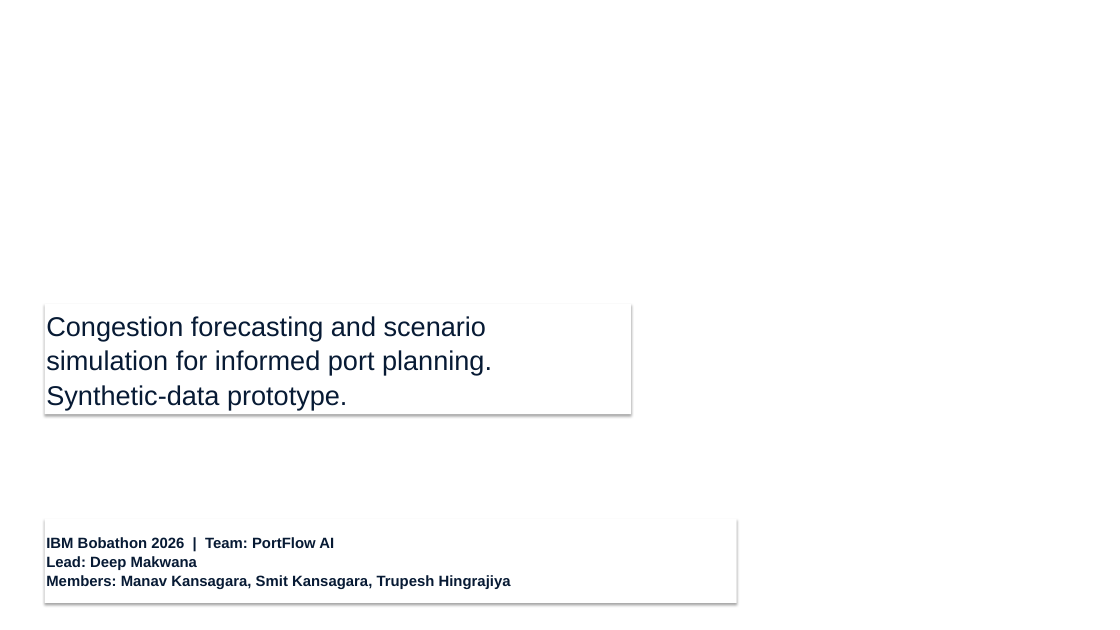
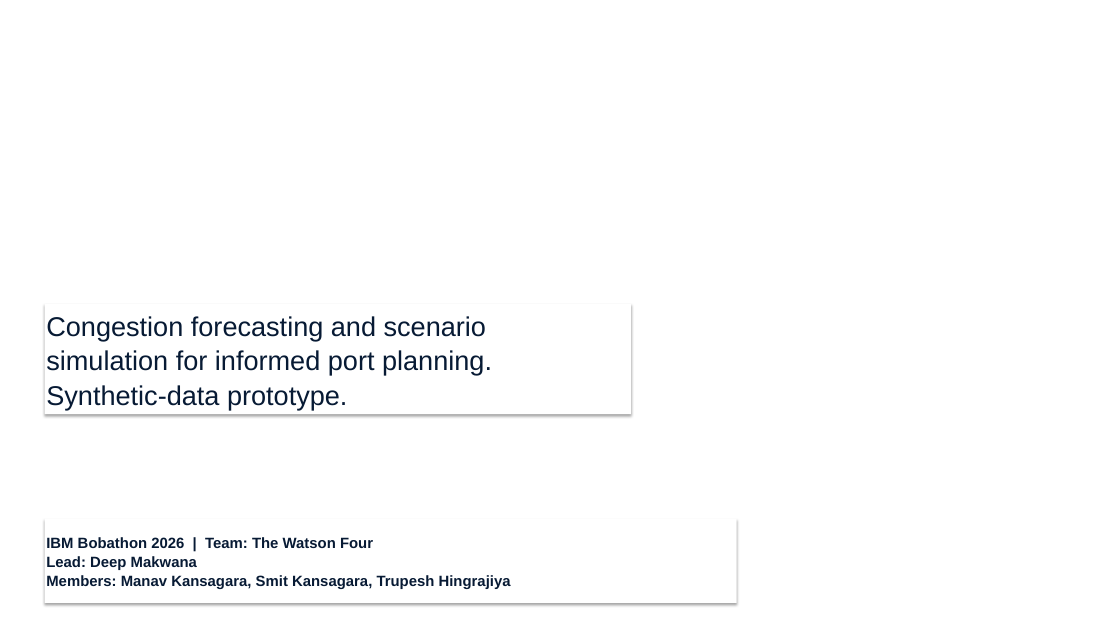
Before and after one commit to Trupesh29/PortFlow-AI, a slide deck: slide 1 of presentation/slides.pptx. Drawn at 1120x630 pixels with LibreOffice and Linux fonts; fonts in the diff are those of the drawing; background and template pictures are left out. Boxes give left, top, right and bottom in pixels: in the first picture for what was removed or moved away, otherwise in the second. Text is boxed around its words. In the diff, an @@ line names an element or a change of style, - is before the commit and + after.

Commit message:
docs: set The Watson Four team and confirmed lead email

```diff
--- a/presentation/slides.pptx
+++ b/presentation/slides.pptx
@@ text in rectangle at [46, 537, 373, 548]: text changed @@
-IBM Bobathon 2026 | Team: PortFlow AI
+IBM Bobathon 2026 | Team: The Watson Four
```
Also in this commit, not shown: 1 other slide changed, 8 other files.
